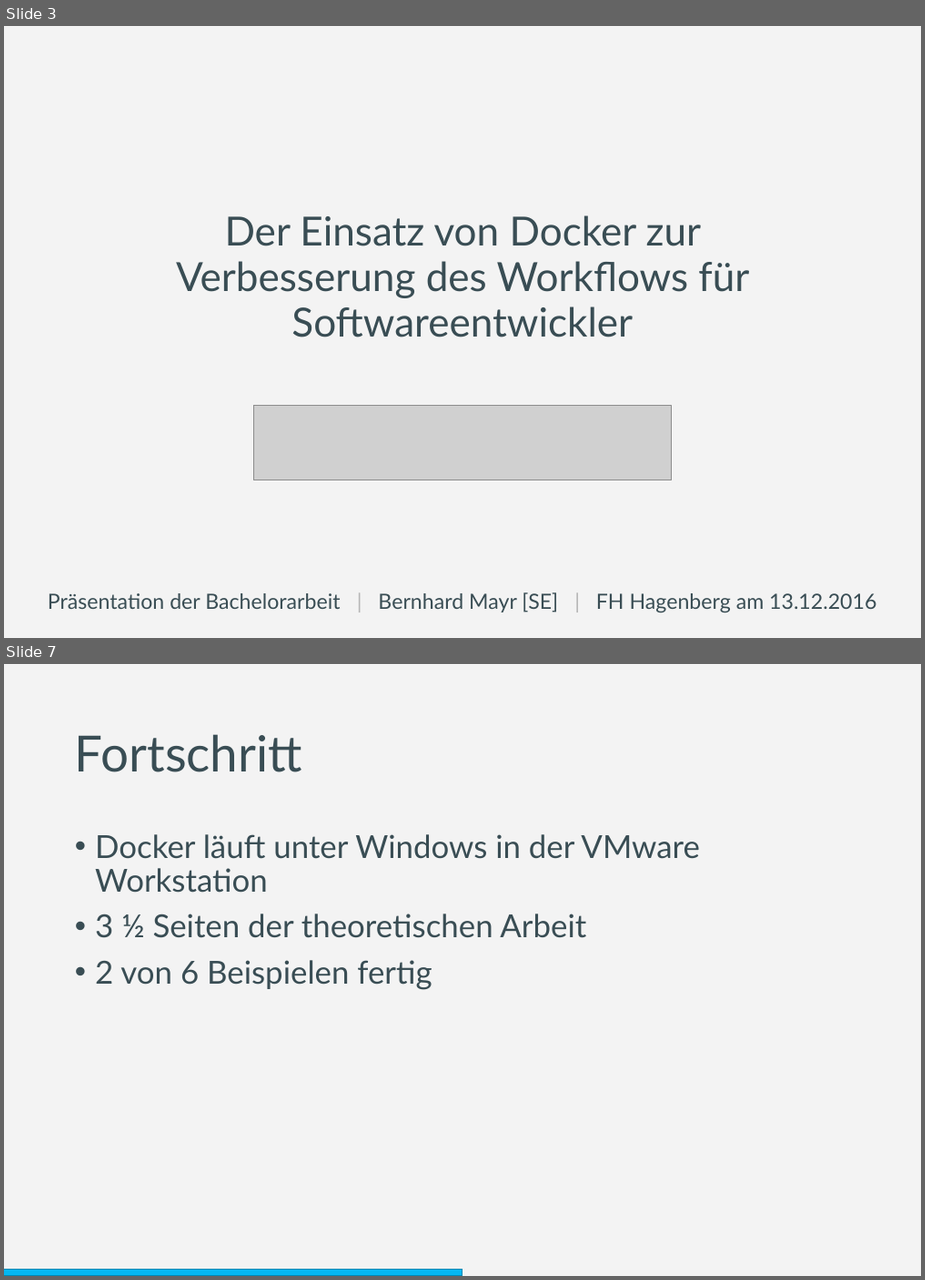
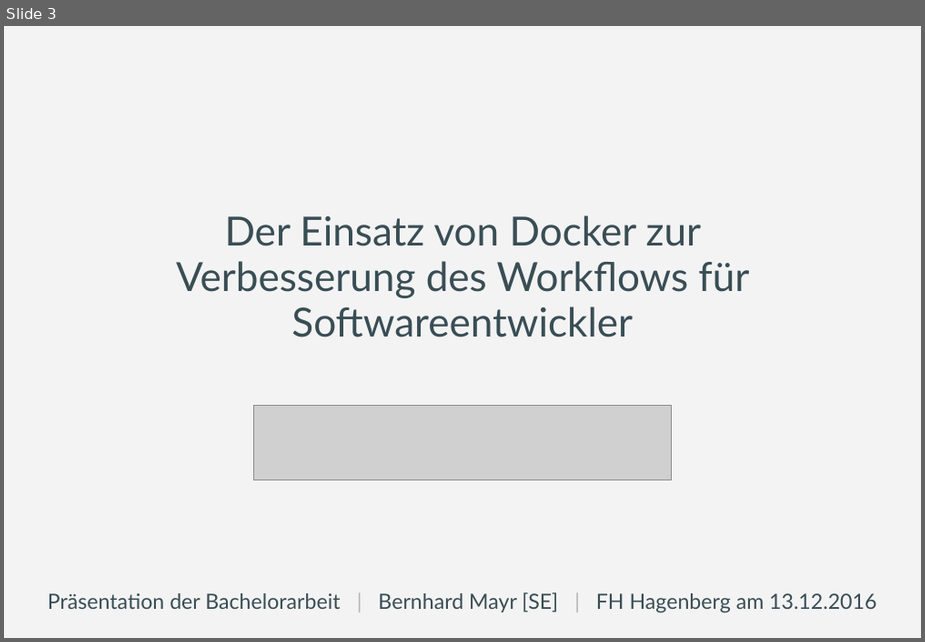
Before and after one commit to bemayr/sebsc-ba, a slide deck: presentations/01 overview/slides.pptm. Shown one above the other, each under a label of ours: slides 3 and 7 before the commit, slide 3 after it; the slides between them are not shown. The pictures are 925x1280 and 925x642 pixels, drawn with LibreOffice and Linux fonts; fonts in the diff are those of the drawing; grey boxes stand for pictures; background and template pictures are left out. Boxes give left, top, right and bottom in pixels: in the first picture for what was removed or moved away, otherwise in the second. Text is boxed around its words. In the diff, an @@ line names an element or a change of style, - is before the commit and + after.

```diff
--- a/presentations/01 overview/slides.pptm
+++ b/presentations/01 overview/slides.pptm
@@ slide 7 removed at [4, 664, 921, 1276], background #F3F3F3 @@
@@ title removed at [75, 734, 302, 772] @@
-Fortschritt
@@ text removed at [95, 834, 700, 990] @@
-• Docker läuft unter Windows in der VMware Workstation
-• 3 ½ Seiten der theoretischen Arbeit
-• 2 von 6 Beispielen fertig
@@ rectangle removed at [4, 1269, 463, 1276] @@
```
Also in this commit, not shown: 2 slides changed, 3 slides added, 1 other slide removed, 2 other files.
